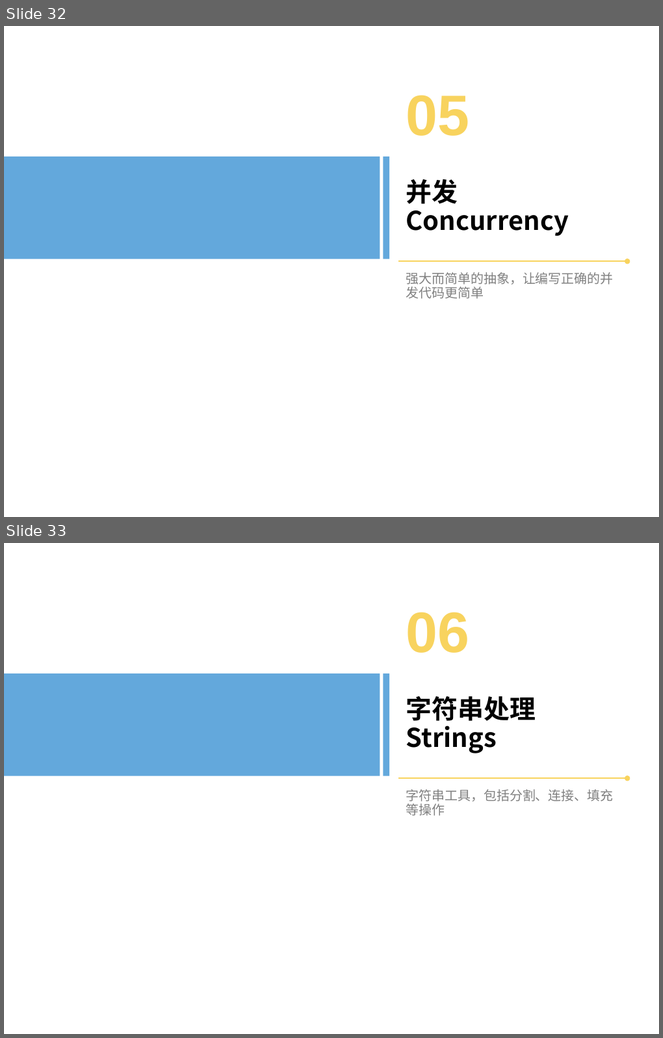
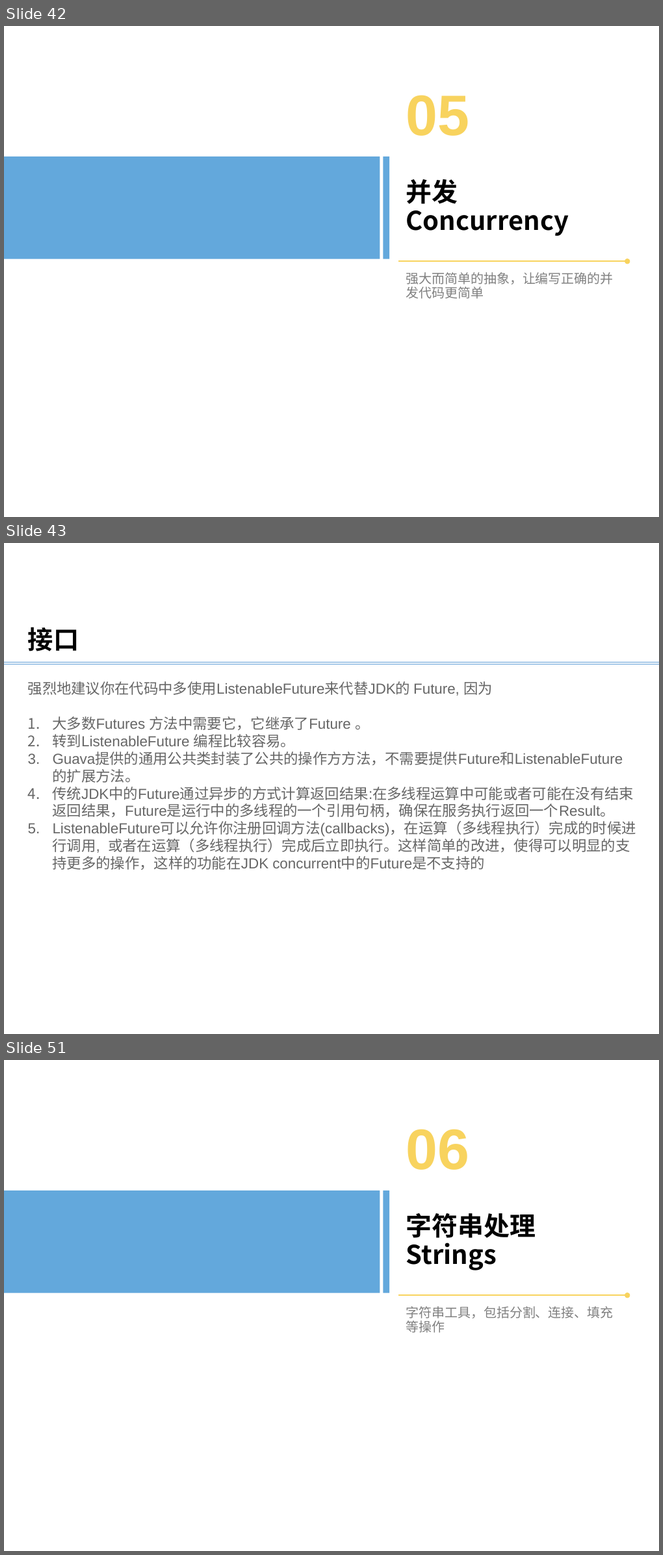
Before and after one commit to bxguo/guava, a slide deck: Guava介绍.pptx. Shown one above the other, each under a label of ours: slides 32 and 33 before the commit, slides 42, 43 and 51 after it; the slides between them are not shown. The pictures are 663x1038 and 663x1555 pixels, drawn with LibreOffice and Linux fonts; fonts in the diff are those of the drawing; background and template pictures are left out. Boxes give left, top, right and bottom in pixels: in the first picture for what was removed or moved away, otherwise in the second. Text is boxed around its words. In the diff, an @@ line names an element or a change of style, - is before the commit and + after.

```diff
--- a/Guava介绍.pptx
+++ b/Guava介绍.pptx
@@ slide 43 added at [4,543,659,1034], background #FFFFFF @@
@@ text added at [28,627,79,652], 28 pt, text #000000, bold @@
+接口
@@ line added from (4, 662) to (659, 662), #5B9BD5 0.5 pt @@
@@ line added from (4, 664) to (659, 664), #5B9BD5 0.5 pt @@
@@ text added at [28,681,636,870], 16 pt, text #666666 @@
+强烈地建议你在代码中多使用ListenableFuture来代替JDK的 Future, 因为
+1. 大多数Futures 方法中需要它，它继承了Future 。
+2. 转到ListenableFuture 编程比较容易。
+3. Guava提供的通用公共类封装了公共的操作方方法，不需要提供Future和ListenableFuture的扩展方法。
+4. 传统JDK中的Future通过异步的方式计算返回结果:在多线程运算中可能或者可能在没有结束返回结果，Future是运行中的多线程的一个引用句柄，确保在服务执行返回一个Result。
+5. ListenableFuture可以允许你注册回调方法(callbacks)，在运算（多线程执行）完成的时候进行调用, 或者在运算（多线程执行）完成后立即执行。这样简单的改进，使得可以明显的支持更多的操作，这样的功能在JDK concurrent中的Future是不支持的
@@ what was slide 32 is now slide 42 @@
@@ what was slide 33 is now slide 51 @@
```
Also in this commit, not shown: 1 slide changed, 35 other slides added, 1 other file.
